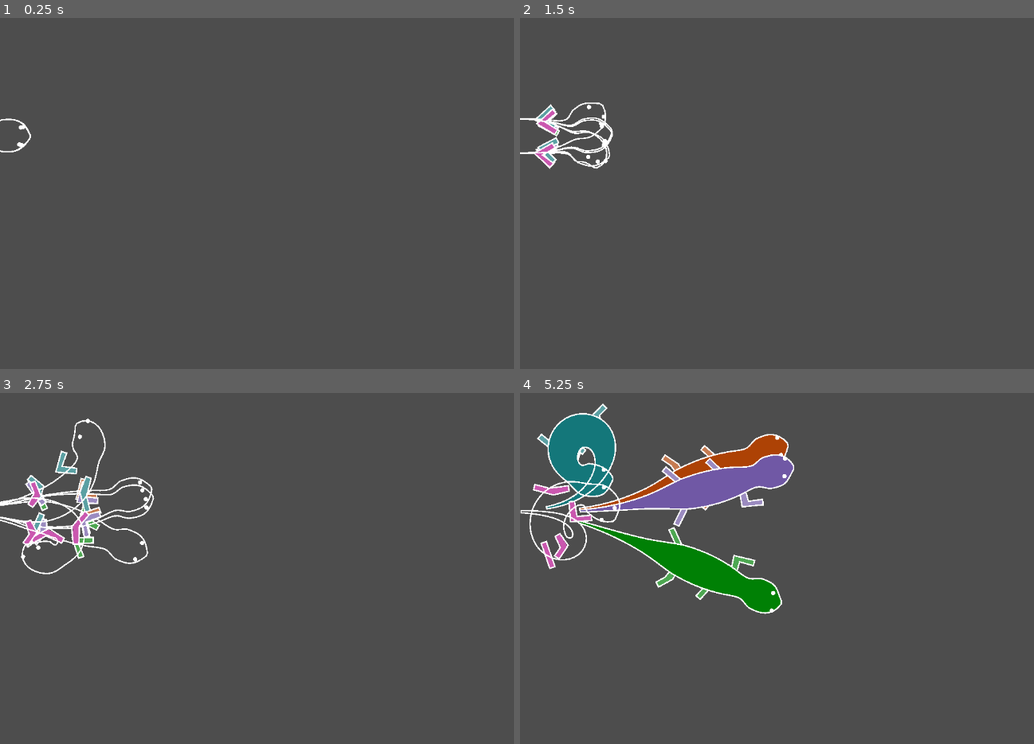
Above: before the commit, frames 1-4 (two rows, left to right).
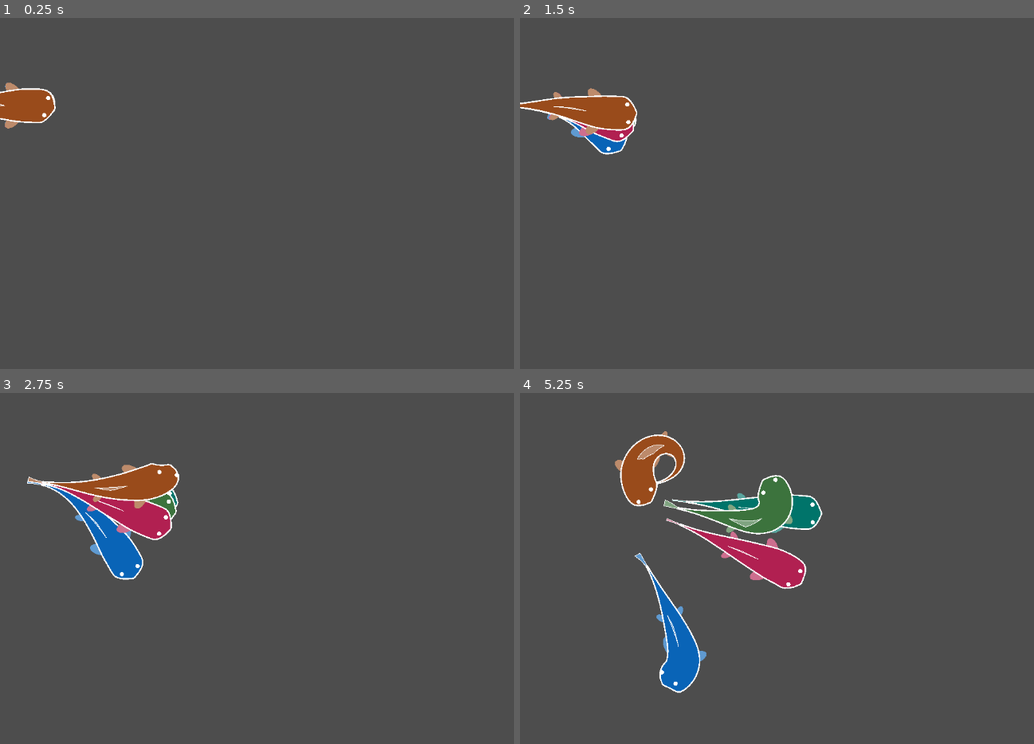
Above: after the commit, the same moments.

Repository: vladilima/ProceduralAnimationTest
Game: Godot game, scene res://Scenes/world.tscn
Same seed, same stepped clock (60 frames per second), same inputs: the game is played once before the commit and once after it.
Inputs (mouse positions are in pixels of both pictures, inside the frame that each line leads up to):
- Up to frame 1 (0.25 s): no input
- Up to frame 2 (1.5 s): move the mouse to (977, 172) at 0.52 s; move the mouse to (710, 207) at 1.27 s
- Up to frame 3 (2.75 s): move the mouse to (380, 487) at 2.02 s
- Up to frame 4 (5.25 s): move the mouse to (807, 635) at 2.77 s; move the mouse to (1028, 617) at 3.52 s; move the mouse to (648, 512) at 4.27 s; move the mouse to (869, 564) at 5.02 s

The runs differ from the first frame. In frame 1, 1.1% of the frame differs, in the area x 0-11%, y 18-39%; in frame 2, 3.0%; in frame 3, 6.4%; in frame 4, 18%, in the area x 0-59%, y 2-86%.

Commit message:
Improvedd IK Limb + Updated README

Diff:
--- a/Scenes/creature.tscn
+++ b/Scenes/creature.tscn
@@ -7,8 +7,8 @@
 min_value = 0.1
 max_value = 64.0
 bake_resolution = 125
-_data = [Vector2(0, 0), 0.0, 5384.44, 0, 0, Vector2(0.0215517, 45.011), 0.0, 0.0, 0, 0, Vector2(0.0775862, 64), 91.1804, -99.523, 0, 0, Vector2(0.172414, 47.6483), -312.053, -281.245, 0, 0, Vector2(0.415094, 64), -77.0501, 0.0, 0, 0, Vector2(0.669811, 24.6769), -15.2142, -7.09995, 0, 0, Vector2(0. …(85 unchanged characters)…
-point_count = 8
+_data = [Vector2(0, 0), 0.0, 5384.44, 0, 0, Vector2(0.0215517, 45.011), 0.0, 0.0, 0, 0, Vector2(0.0775862, 64), 91.1804, -99.523, 0, 0, Vector2(0.193396, 53.467), -98.1162, -98.1162, 0, 0, Vector2(0.679245, 31.6989), -15.2142, -7.09995, 0, 0, Vector2(0. …(85 unchanged characters)…
+point_count = 7
 
 [node name="Creature" type="Node2D"]
 script = ExtResource("1_vg0jb")
--- a/Scenes/tests/IK_Limb.tscn
+++ b/Scenes/tests/IK_Limb.tscn
@@ -6,16 +6,20 @@
 
 [node name="IK_Limb" type="Node2D"]
 script = ExtResource("1_owjtj")
-segment_length = 128
+segment_length = 200
+targeting_mouse = true
+reverse_elbow = true
+limb_color = Color(0.160784, 0.560784, 0.160784, 1)
+
+[node name="Outline" type="Line2D" parent="."]
+z_index = -1
+width = 30.0
+joint_mode = 2
 
 [node name="Arm_Line" type="Line2D" parent="."]
 width = 20.0
 default_color = Color(0.0431373, 0.588235, 0.0431373, 1)
 joint_mode = 2
-
-[node name="Outline" type="Line2D" parent="."]
-closed = true
-width = 5.0
 
 [node name="Arm" type="Node2D" parent="."]
 
@@ -28,11 +32,9 @@
 position = Vector2(128, 0)
 
 [node name="Target" type="Marker2D" parent="."]
-visible = false
 position = Vector2(128, 0)
 
 [node name="CollisionShape2D" type="CollisionShape2D" parent="Target"]
 shape = SubResource("CircleShape2D_wja71")
 
 [node name="Camera2D" type="Camera2D" parent="."]
-enabled = false
--- a/Scenes/world.tscn
+++ b/Scenes/world.tscn
@@ -1,6 +1,6 @@
 [gd_scene load_steps=2 format=3 uid="uid://d31c5gtowpsxr"]
 
-[ext_resource type="PackedScene" uid="uid://b0t4edwdkw6ty" path="res://Scenes/lizard.tscn" id="1_3glmd"]
+[ext_resource type="PackedScene" uid="uid://bscn8bo3ud3s1" path="res://Scenes/fish.tscn" id="2_mscxe"]
 
 [node name="World" type="Node2D"]
 
@@ -8,21 +8,21 @@
 position = Vector2(1088, 600)
 zoom = Vector2(0.5, 0.5)
 
-[node name="Lizard" parent="." instance=ExtResource("1_3glmd")]
+[node name="Fish" parent="." instance=ExtResource("2_mscxe")]
 FollowsMouse = false
 
-[node name="Lizard2" parent="." instance=ExtResource("1_3glmd")]
+[node name="Fish2" parent="." instance=ExtResource("2_mscxe")]
 FollowsMouse = false
-BodyColor = Color(0.680131, 0.261436, 0.0226739, 1)
+BodyColor = Color(0, 0.457149, 0.416596, 1)
 
-[node name="Lizard3" parent="." instance=ExtResource("1_3glmd")]
+[node name="Fish3" parent="." instance=ExtResource("2_mscxe")]
 FollowsMouse = false
-BodyColor = Color(0.440227, 0.347655, 0.648689, 1)
+BodyColor = Color(0.238956, 0.451241, 0.241173, 1)
 
-[node name="Lizard4" parent="." instance=ExtResource("1_3glmd")]
+[node name="Fish4" parent="." instance=ExtResource("2_mscxe")]
 FollowsMouse = false
-BodyColor = Color(0.0804813, 0.46934, 0.482219, 1)
+BodyColor = Color(0.697779, 0.125758, 0.320046, 1)
 
-[node name="Lizard5" parent="." instance=ExtResource("1_3glmd")]
+[node name="Fish5" parent="." instance=ExtResource("2_mscxe")]
 FollowsMouse = false
-BodyColor = Color(0.703171, 0.0608867, 0.553387, 1)
+BodyColor = Color(0.600333, 0.297071, 0.108483, 1)
--- a/Scripts/lizard.gd
+++ b/Scripts/lizard.gd
@@ -2,13 +2,13 @@
 
 ## Node References ##
 @onready var FrontLeftLeg = $Legs/FrontLeftLeg
+var front_left_target : Vector2 = Vector2.ZERO
 @onready var FrontRightLeg = $Legs/FrontRightLeg
-var front_left_target : Vector2 = Vector2.ZERO
 var front_right_target : Vector2 = Vector2.ZERO
 
 @onready var BackLeftLeg = $Legs/BackLeftLeg
+var back_left_target : Vector2 = Vector2.ZERO
 @onready var BackRightLeg = $Legs/BackRightLeg
-var back_left_target : Vector2 = Vector2.ZERO
 var back_right_target : Vector2 = Vector2.ZERO
 
 var Legs : Array[Node]
@@ -31,23 +31,11 @@
 	update_creature(delta)
 
 	## Moves and Handles Legs ##
-
 	# Front Leg Positions #
 	var FrontLegsAngle = points[20].get_angle_to(points[19].position)
 	var FrontLegPos = parametric_constructor(SegmentSize[20], FrontLegsAngle)
 	FrontLeftLeg.position = points[20].position - FrontLegPos / 2
 	FrontRightLeg.position = points[20].position + FrontLegPos / 2
-
-	# Front Leg Targets
-	if FrontLeftLeg.TargetMarker.global_position.distance_to(points[20].global_position) > FrontLeftLeg.segment_length * 2.5:
-		front_left_target = points[14].global_position - FrontLegPos * 2
-	FrontLeftLeg.TargetMarker.global_position = front_left_target
-	FrontLeftLeg.look_at(front_left_target)
-
-	if FrontRightLeg.TargetMarker.global_position.distance_to(points[20].global_position) > FrontRightLeg.segment_length * 2.5:
-		front_right_target = points[14].global_position + FrontLegPos * 2
-	FrontRightLeg.TargetMarker.global_position = front_right_target
-	FrontRightLeg.look_at(front_right_target)
 
 
 	# Back Leg Positions #
@@ -56,16 +44,32 @@
 	BackLeftLeg.position = points[40].position - BackLegPos / 2
 	BackRightLeg.position = points[40].position + BackLegPos / 2
 
-	# Back Leg Targets
-	if BackLeftLeg.TargetMarker.global_position.distance_to(points[40].global_position) > BackLeftLeg.segment_length * 3:
-		back_left_target = points[35].global_position - BackLegPos * 2
-	BackLeftLeg.TargetMarker.global_position = back_left_target
-	BackLeftLeg.look_at(back_left_target)
 
-	if BackRightLeg.TargetMarker.global_position.distance_to(points[40].global_position) > BackRightLeg.segment_length * 3:
-		back_right_target = points[35].global_position + BackLegPos * 2
-	BackRightLeg.TargetMarker.global_position = back_right_target
-	BackRightLeg.look_at(back_right_target)
+	# Leg Targets
+	var i = 0
+	for Leg : Node2D in Legs:
+		# Offset for each side
+		var neg = -1
+		if i % 2 == 0:
+			neg = 1
+
+		# Front Legs
+		if i < 2:
+			if Leg.target_pos.distance_to(points[20].global_position) > Leg.segment_length * 2.5:
+				var tween : Tween = get_tree().create_tween()
+				var new_target_pos = points[14].global_position - FrontLegPos * 2 * neg
+				tween.tween_property(Leg, "target_pos", new_target_pos, .1)
+
+		# Back Legs
+		if i >= 2:
+			if Leg.target_pos.distance_to(points[40].global_position) > Leg.segment_length * 3:
+				var tween : Tween = get_tree().create_tween()
+				var new_target_pos = points[35].global_position - BackLegPos * 2 * neg
+				tween.tween_property(Leg, "target_pos", new_target_pos, .1)
+
+		Leg.look_at(Leg.target_pos)
+
+		i += 1
 
 
 # Returns Vector2 result of parametric equation
--- a/Scripts/tests/ik_limb.gd
+++ b/Scripts/tests/ik_limb.gd
@@ -11,7 +11,10 @@
 @export var targeting_mouse : bool = false
 @export var reverse_elbow : bool = false
 @export var limb_color : Color = Color.WHITE
-var going_up : bool = false
+
+@onready var target_pos : Vector2 = TargetMarker.global_position
+@onready var elbow_pos : Vector2 = Vector2(segment_length, 0)
+@onready var hand_pos : float = segment_length * 2
 
 # Called when the node enters the scene tree for the first time.
 func _ready() -> void:
@@ -20,24 +23,10 @@
 
 # Called every frame. 'delta' is the elapsed time since the previous frame.
 func _process(delta: float) -> void:
-	var target_pos = TargetMarker.global_position
 	if targeting_mouse:
 		target_pos = get_global_mouse_position()
 		TargetMarker.global_position = target_pos
 		look_at(target_pos)
-	#else:
-		#if left_side:
-			#target_pos.x = -segment_length * 1.5
-		#else:
-			#target_pos.x = segment_length * 1.5
-		#
-		#if target_pos.y < -segment_length or not going_up:
-			#target_pos.y += delta * 400
-			#going_up = false
-		#if target_pos.y > segment_length or going_up:
-			#target_pos.y -= delta * 900
-			#going_up = true
-		#look_at(target_pos)
 
 	var distance = (global_position - target_pos).length()
 
@@ -46,58 +35,19 @@
 	if reverse_elbow:
 		angle = -angle
 
-	var elbow_pos = Vector2(cos(angle) * segment_length, sin(angle) * segment_length)
-	var hand_pos = clamp(distance, 0, segment_length * 2)
+	elbow_pos = Vector2(cos(angle) * segment_length, sin(angle) * segment_length)
+	hand_pos = clamp(distance, 0, segment_length * 2)
 	$Arm/Elbow.position = elbow_pos
 	$Arm/Hand.position.x = hand_pos
 
 	Line.clear_points()
-	var i = 0
-	var outline_radius = 10
-	var left_side : Array
-	var right_side : Array
-
-
-
-	var direction = ($Arm/Shoulder.position - $Arm/Shoulder.position).angle()
-	angle = get_angle_to($Arm/Elbow.global_position)
-
-	var left_side_shoulder_x = outline_radius * cos(angle - PI / 2)
-	var left_side_shoulder_y = outline_radius * sin(angle - PI / 2)
-	left_side.append($Arm/Shoulder.position + Vector2(left_side_shoulder_x, left_side_shoulder_y))
-
-	var right_side_shoulder_x = outline_radius * cos(angle + PI / 2)
-	var right_side_shoulder_y = outline_radius * sin(angle + PI / 2)
-	right_side.append($Arm/Shoulder.position + Vector2(right_side_shoulder_x, right_side_shoulder_y))
-
+	$Outline.clear_points()
 	for point in Points:
 		Line.add_point(point.position)
+		$Outline.add_point(point.position)
 
+	queue_redraw()
 
-	var outline_offset = 10
-	if reverse_elbow:
-		outline_offset = -10
-
-	direction = Points[1].position.direction_to(Points[2].position)
-	angle = direction.angle()
-	var left_side_x = outline_radius * cos(angle - PI / 2)
-	var left_side_y = outline_radius * sin(angle - PI / 2)
-	left_side.append(Points[1].position + Vector2(left_side_x + outline_offset, left_side_y + outline_offset * angle))
-
-	var right_side_x = outline_radius * cos(angle + PI / 2)
-	var right_side_y = outline_radius * sin(angle + PI / 2)
-	right_side.append(Points[1].position + Vector2(right_side_x - outline_offset, right_side_y - outline_offset * angle))
-
-	left_side_x = outline_radius * cos(angle - PI / 2)
-	left_side_y = outline_radius * sin(angle - PI / 2)
-	left_side.append(Points[2].position + Vector2(left_side_x, left_side_y))
-
-	right_side_x = outline_radius * cos(angle + PI / 2)
-	right_side_y = outline_radius * sin(angle + PI / 2)
-	right_side.append(Points[2].position + Vector2(right_side_x, right_side_y))
-
-
-
-	right_side.reverse()
-	left_side.append_array(right_side)
-	Outline.points = left_side
+func _draw() -> void:
+	draw_circle($Arm/Hand.position, 25, Color.WHITE)
+	draw_circle($Arm/Hand.position, 20, limb_color)
--- a/project.godot
+++ b/project.godot
@@ -15,6 +15,10 @@
 config/features=PackedStringArray("4.3", "Forward Plus")
 config/icon="res://icon.png"
 
+[debug]
+
+settings/stdout/print_fps=true
+
 [editor]
 
 movie_writer/movie_file="C:/Users/Pichau/Desktop/Outros/GodotEngine/procedural-animation-test/test.avi"
Not shown, changed: README.md
Not shown, added: Repository/Assortment.gif
Not shown, changed: Repository/Body_Shapes.gif
Not shown, changed: Repository/Fish.gif
Not shown, changed: Repository/Fishes.gif
Not shown, added: Repository/IK_Limb.gif
Not shown, added: Repository/Lizard.gif
Not shown, changed: Repository/Snake.gif
